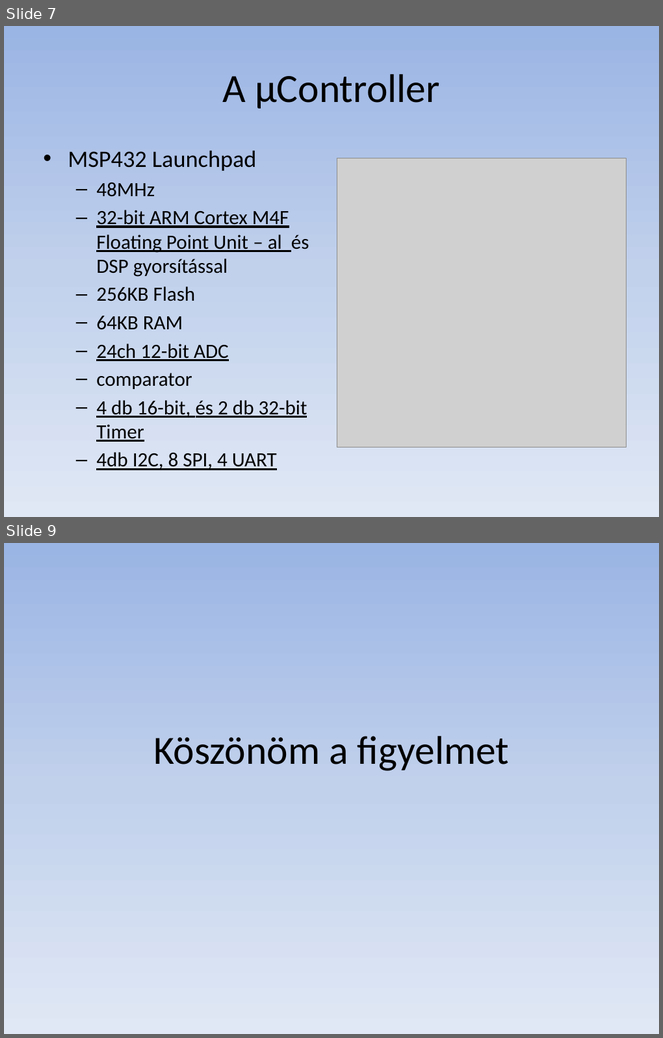
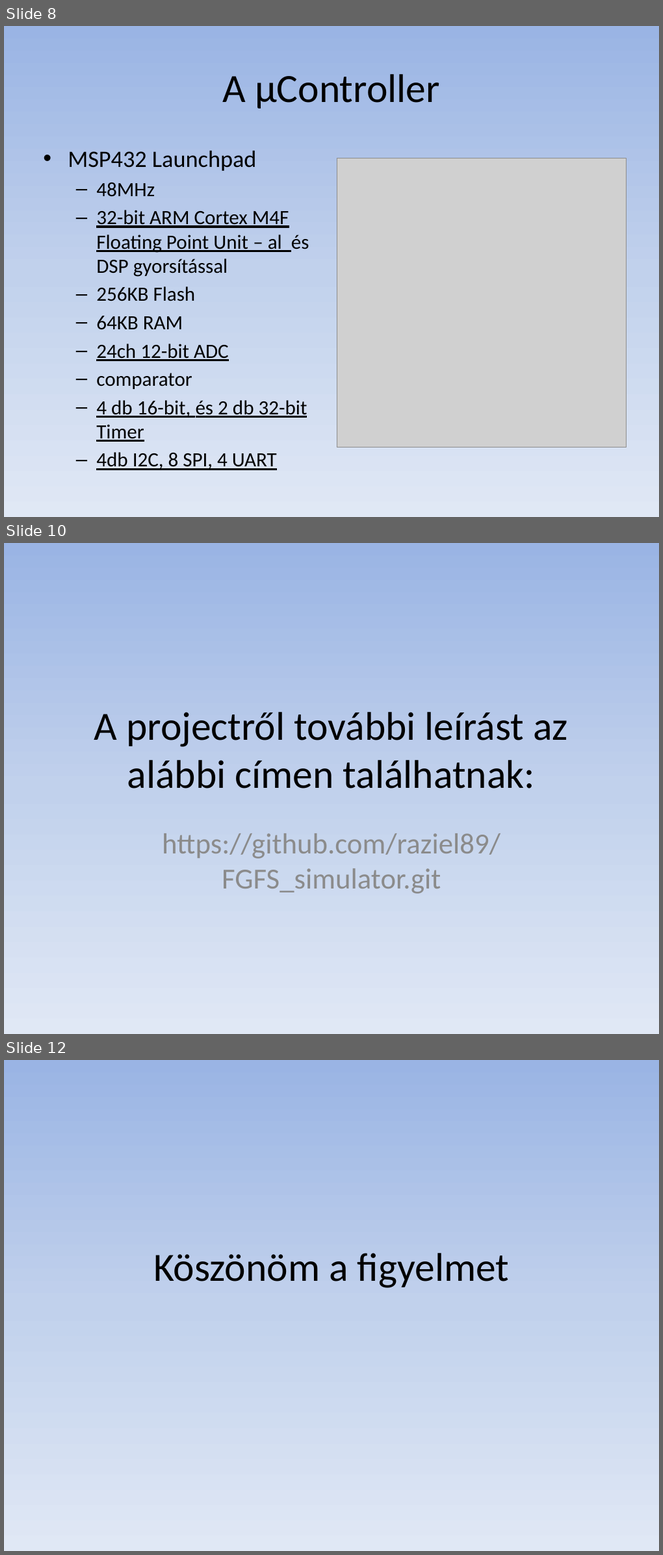
Before and after one commit to raziel89/FGFS_simulator, a slide deck: flight_proj.pptx. Shown one above the other, each under a label of ours: slides 7 and 9 before the commit, slides 8, 10 and 12 after it; the slides between them are not shown. The pictures are 663x1038 and 663x1555 pixels, drawn with LibreOffice and Linux fonts; fonts in the diff are those of the drawing; grey boxes stand for pictures. Boxes give left, top, right and bottom in pixels: in the first picture for what was removed or moved away, otherwise in the second. Text is boxed around its words. In the diff, an @@ line names an element or a change of style, - is before the commit and + after.

```diff
--- a/flight_proj.pptx
+++ b/flight_proj.pptx
@@ slide 10 added at [4, 543, 659, 1034], background gradient #9AB5E4 to #C2D1ED to #E1E8F5 @@
@@ title added at [94, 712, 568, 789], 44 pt, text #000000 @@
+A projectről további leírást az alábbi címen találhatnak:
@@ subtitle added at [162, 834, 501, 894], 32 pt, text #8C8C8C @@
+https://github.com/raziel89/FGFS_simulator.git
@@ what was slide 7 is now slide 8 @@
@@ what was slide 9 is now slide 12 @@
```
Also in this commit, not shown: 3 other slides added, 1 slide removed.
